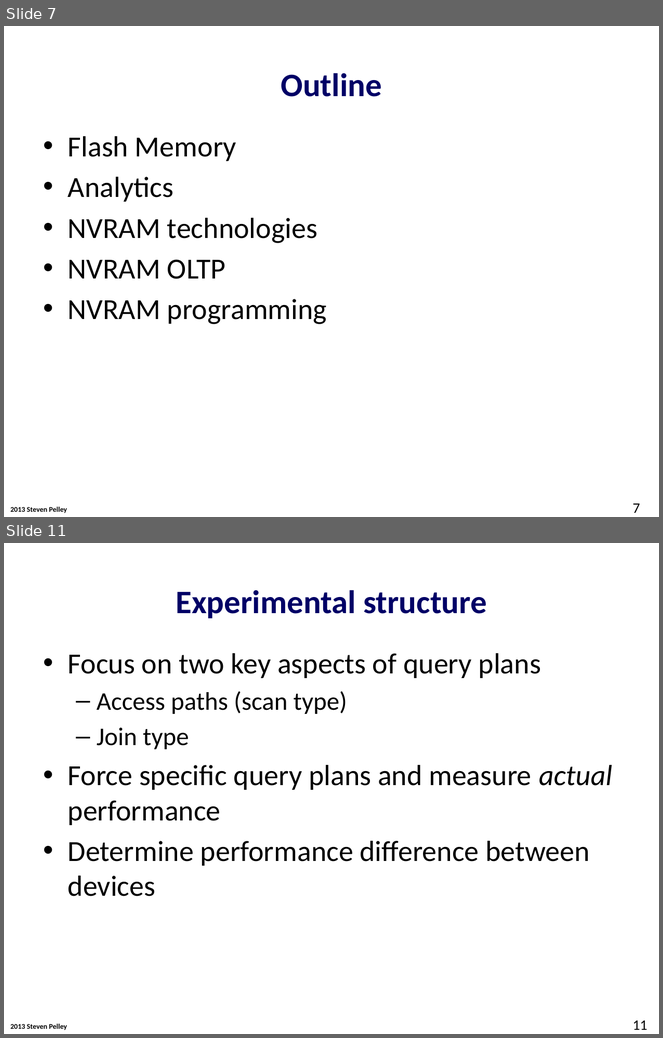
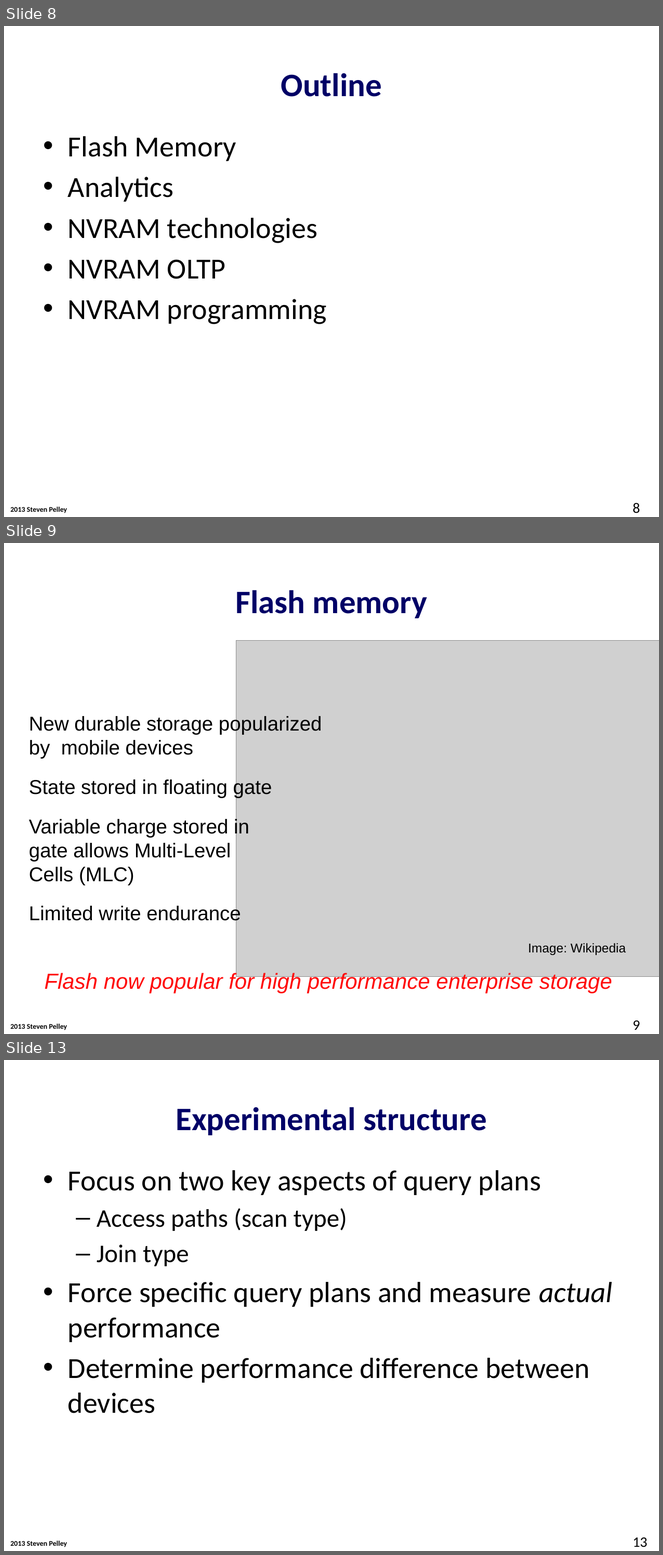
Before and after one commit to Abulila/dissertation, a slide deck: proposal/proposal.pptx. Shown one above the other, each under a label of ours: slides 7 and 11 before the commit, slides 8, 9 and 13 after it; the slides between them are not shown. The pictures are 663x1038 and 663x1555 pixels, drawn with LibreOffice and Linux fonts; fonts in the diff are those of the drawing; grey boxes stand for pictures; background and template pictures are left out. Boxes give left, top, right and bottom in pixels: in the first picture for what was removed or moved away, otherwise in the second. Text is boxed around its words. In the diff, an @@ line names an element or a change of style, - is before the commit and + after.

```diff
--- a/proposal/proposal.pptx
+++ b/proposal/proposal.pptx
@@ slide 9 added at box(4, 543, 659, 1034), background #FFFFFF; not listed: 1 template element that a slide beside it also shows @@
@@ title added at box(235, 590, 427, 618), 36 pt, text #000066, bold @@
+Flash memory
@@ picture added at box(236, 641, 659, 977) @@
@@ text added at box(29, 715, 322, 925), 22 pt, text #000000 @@
+New durable storage popularized
+by mobile devices
+State stored in floating gate
+Variable charge stored in
+gate allows Multi-Level
+Cells (MLC)
+Limited write endurance
@@ text added at box(528, 943, 626, 955), 14 pt, text #000000 @@
+Image: Wikipedia
@@ text added at box(45, 972, 612, 994), 24 pt, text #FF0909, italic @@
+Flash now popular for high performance enterprise storage
@@ page number added at box(633, 1021, 640, 1030), 16 pt, text #000000 @@
+9
@@ what was slide 7 is now slide 8 @@
@@ page number at box(633, 503, 640, 514): text changed @@
-7
+8
@@ what was slide 11 is now slide 13 @@
@@ page number at box(633, 1538, 647, 1548): text changed @@
-11
+13
```
Also in this commit, not shown: 11 slides changed, 4 other slides added, 1 slide removed.
